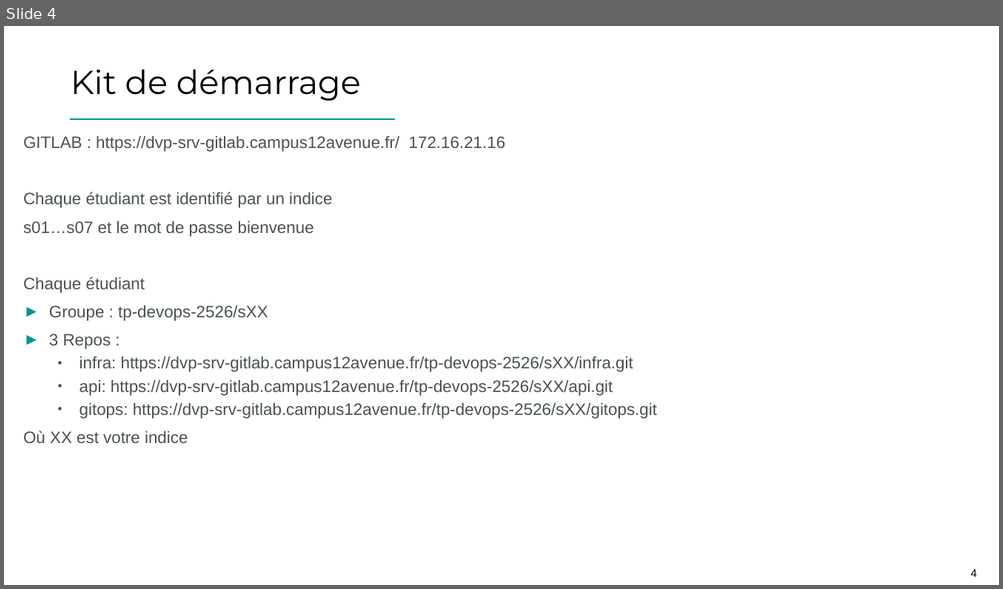
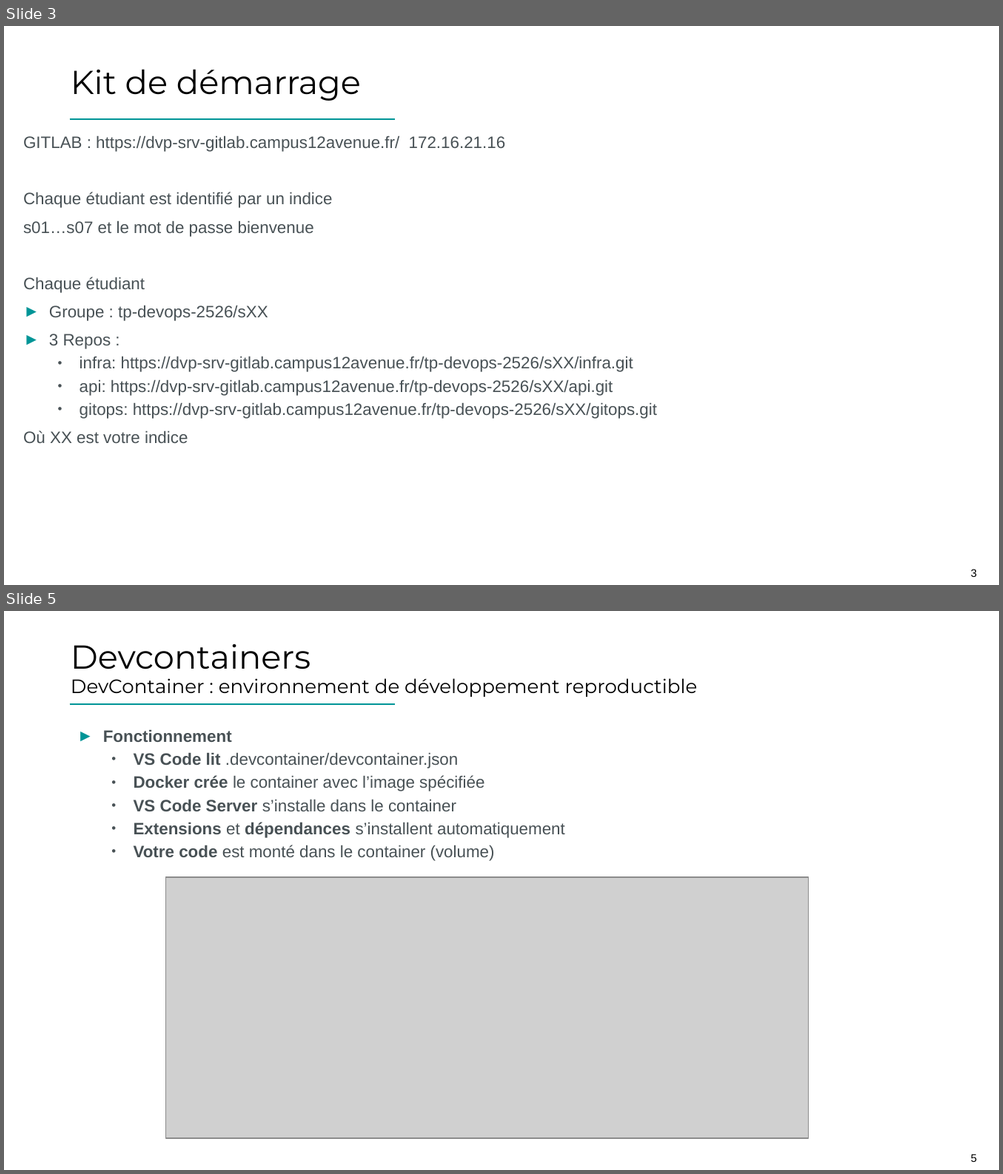
Before and after one commit to fkdy01/3IL_lab, a slide deck: Devops - option 2 Dev professionnel - 12-3il-2-PROMO 23 25-26.pptx. Shown one above the other, each under a label of ours: slide 4 before the commit, slides 3 and 5 after it; the slides between them are not shown. The pictures are 1003x589 and 1003x1174 pixels, drawn with LibreOffice and Linux fonts; fonts in the diff are those of the drawing; grey boxes stand for pictures; background and template pictures are left out. Boxes give left, top, right and bottom in pixels: in the first picture for what was removed or moved away, otherwise in the second. Text is boxed around its words. In the diff, an @@ line names an element or a change of style, - is before the commit and + after.

```diff
--- a/Devops - option 2 Dev professionnel - 12-3il-2-PROMO 23 25-26.pptx
+++ b/Devops - option 2 Dev professionnel - 12-3il-2-PROMO 23 25-26.pptx
@@ slide 5 added at (x1=4, y1=611, x2=999, y2=1170), background #FFFFFF; not listed: 3 template elements that a slide beside it also shows @@
@@ title added at (x1=71, y1=644, x2=697, y2=697), 14 pt, text #000000 @@
+Devcontainers
+DevContainer : environnement de développement reproductible
@@ text added at (x1=103, y1=729, x2=565, y2=861), 12 pt, text #485155 @@
+► Fonctionnement
+  • VS Code lit .devcontainer/devcontainer.json
+  • Docker crée le container avec l’image spécifiée
+  • VS Code Server s’installe dans le container
+  • Extensions et dépendances s’installent automatiquement
+  • Votre code est monté dans le container (volume)
@@ picture added at (x1=165, y1=877, x2=808, y2=1139) @@
@@ what was slide 4 is now slide 3 @@
@@ page number at (x1=970, y1=569, x2=976, y2=577): text changed @@
-4
+3
```
Also in this commit, not shown: 2 slides changed, 4 other slides added, 2 slides removed.
